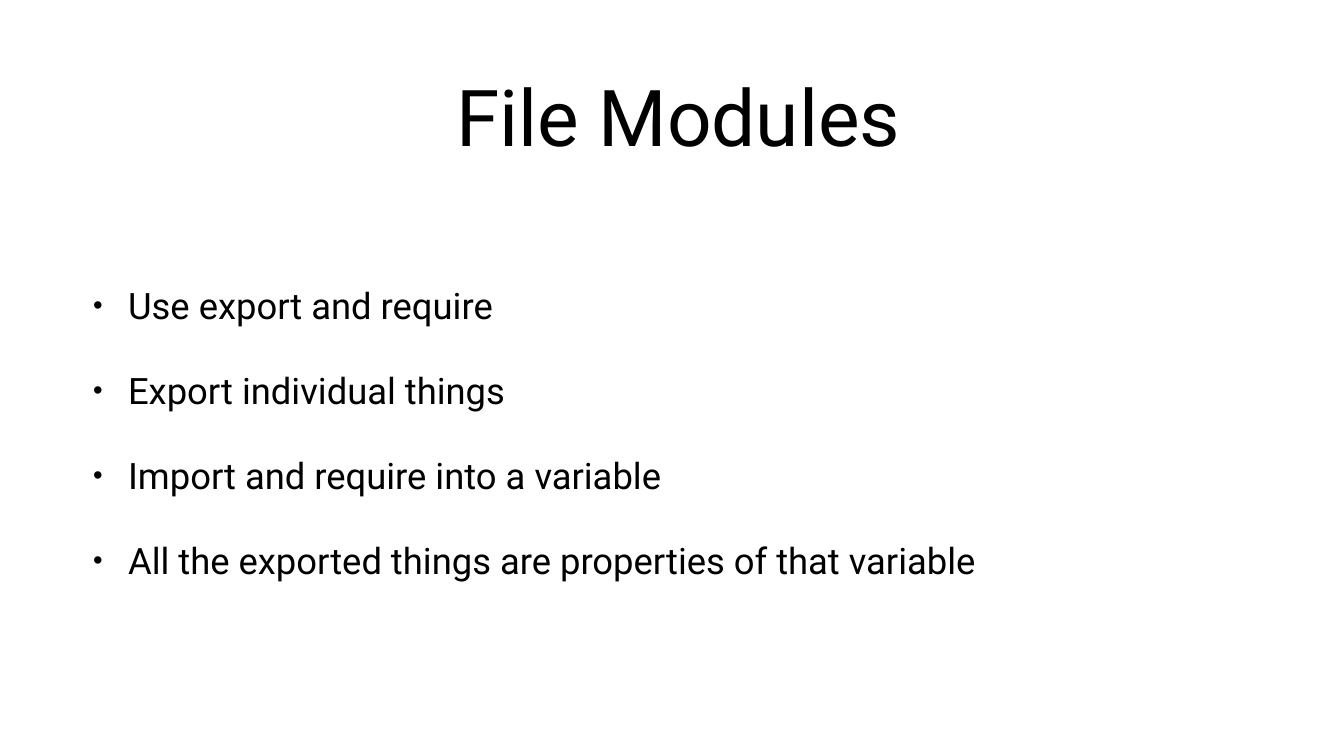
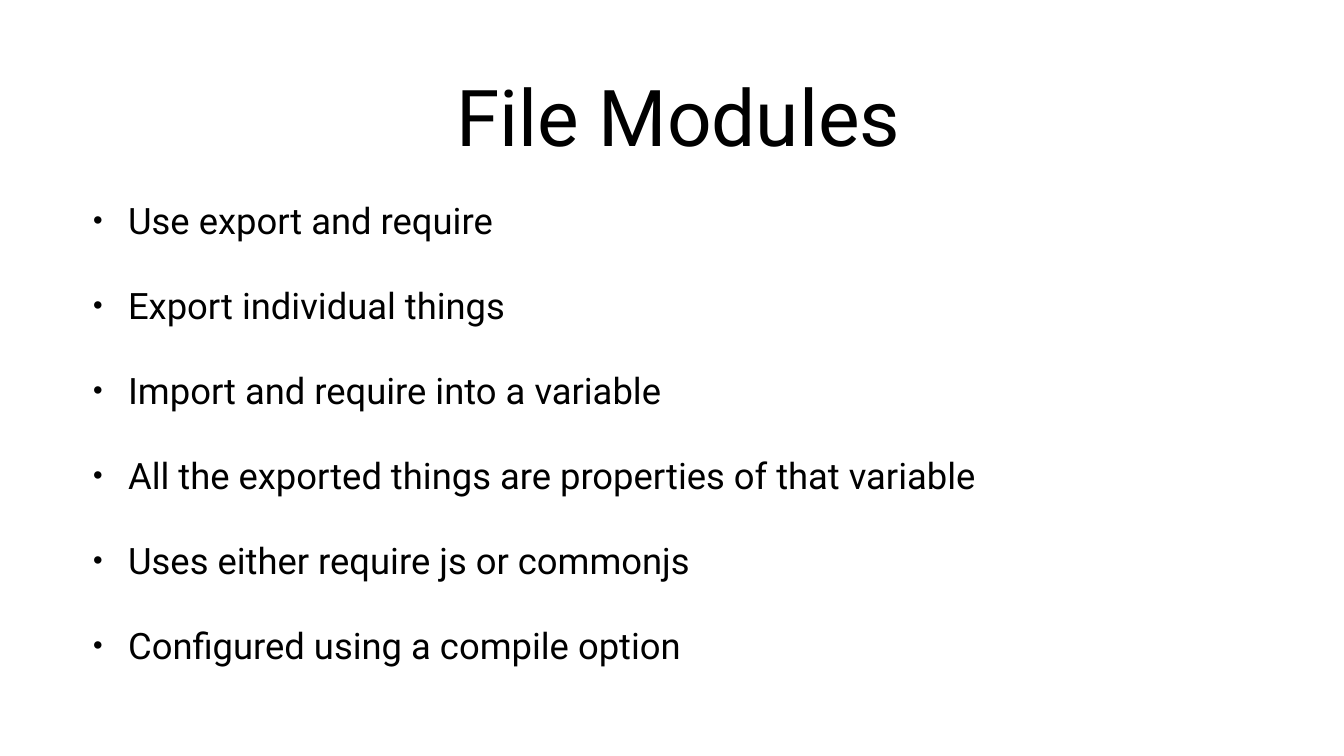
Before and after one commit to beattyml1/TypeScript-Talk, a slide deck: slide 28 of TypeScript Talk.pptx (slide 29 before the commit). Drawn at 1344x756 pixels with LibreOffice and Linux fonts; fonts in the diff are those of the drawing. Boxes give left, top, right and bottom in pixels: in the first picture for what was removed or moved away, otherwise in the second. Text is boxed around its words. In the diff, an @@ line names an element or a change of style, - is before the commit and + after.

```diff
--- a/TypeScript Talk.pptx
+++ b/TypeScript Talk.pptx
@@ text at box(128, 546, 690, 667): paragraphs added @@
+• Uses either require js or commonjs
+• Configured using a compile option
```
Also in this commit, not shown: 1 slide removed, 1 other file.
